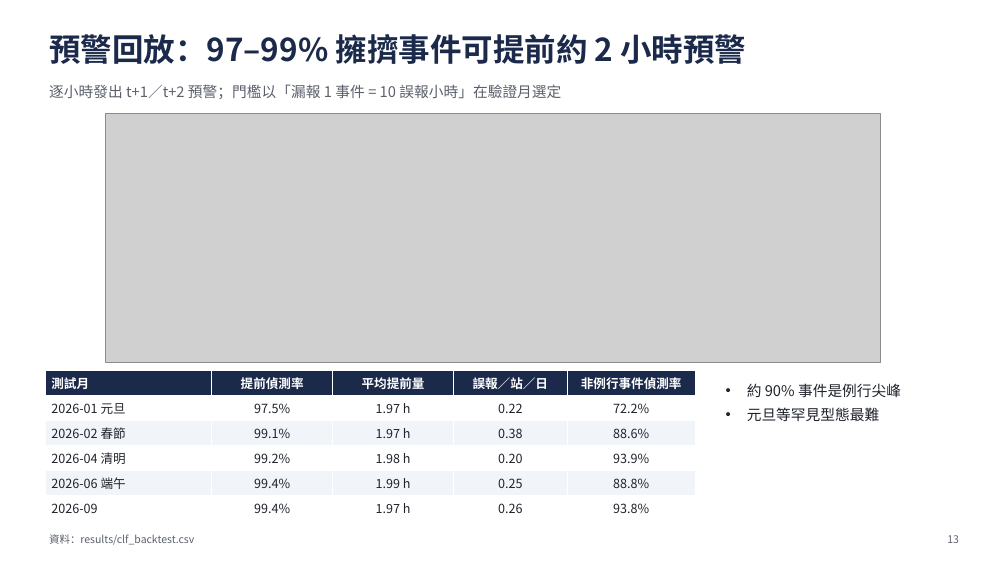
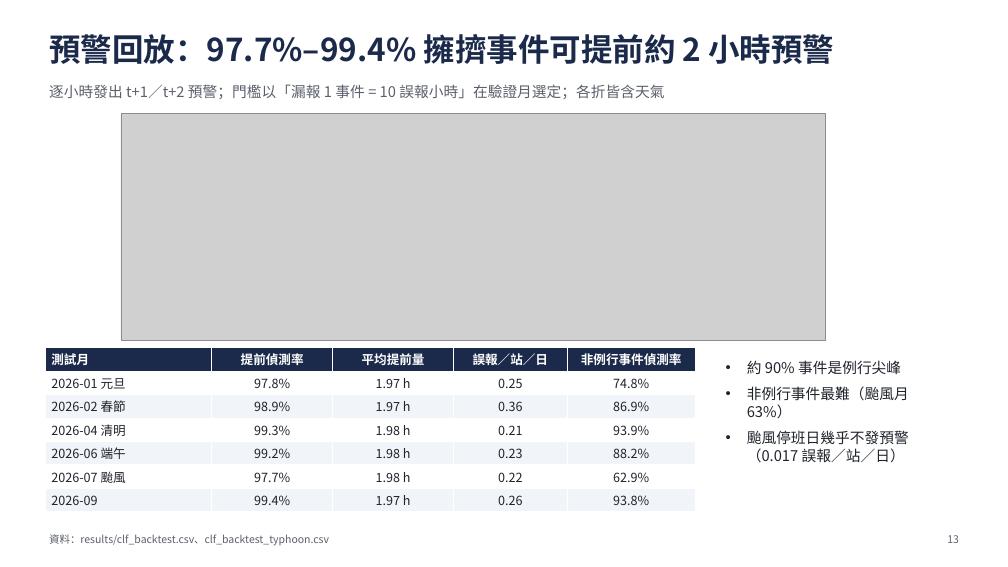
Before and after one commit to ChiJiun/taipei-mrt-crowd-forecast, a slide deck: slide 13 of report/slides.pptx. Drawn at 1008x567 pixels with LibreOffice and Linux fonts; fonts in the diff are those of the drawing; grey boxes stand for pictures. Boxes give left, top, right and bottom in pixels: in the first picture for what was removed or moved away, otherwise in the second. Text is boxed around its words. In the diff, an @@ line names an element or a change of style, - is before the commit and + after.

```diff
--- a/report/slides.pptx
+++ b/report/slides.pptx
@@ text at box(49, 34, 834, 64): text changed @@
-預警回放：97–99% 擁擠事件可提前約 2 小時預警
+預警回放：97.7%–99.4% 擁擠事件可提前約 2 小時預警
@@ text at box(49, 84, 664, 99): text changed @@
-逐小時發出 t+1／t+2 預警；門檻以「漏報 1 事件 = 10 誤報小時」在驗證月選定
+逐小時發出 t+1／t+2 預警；門檻以「漏報 1 事件 = 10 誤報小時」在驗證月選定；各折皆含天氣
@@ picture: place and size @@
-picture at box(106, 113, 881, 363)
+picture at box(121, 113, 826, 340)
@@ table at box(45, 348, 696, 512) @@
-row 2: 2026-01 元旦 | 97.5% | 1.97 h | 0.22 | 72.2%
-row 3: 2026-02 春節 | 99.1% | 1.97 h | 0.38 | 88.6%
-row 4: 2026-04 清明 | 99.2% | 1.98 h | 0.20 | 93.9%
-row 5: 2026-06 端午 | 99.4% | 1.99 h | 0.25 | 88.8%
+row 2: 2026-01 元旦 | 97.8% | 1.97 h | 0.25 | 74.8%
+row 3: 2026-02 春節 | 98.9% | 1.97 h | 0.36 | 86.9%
+row 4: 2026-04 清明 | 99.3% | 1.98 h | 0.21 | 93.9%
+row 5: 2026-06 端午 | 99.2% | 1.98 h | 0.23 | 88.2%
+row 6: 2026-07 颱風 | 97.7% | 1.98 h | 0.22 | 62.9%
@@ table: place and size @@
-table at box(45, 371, 696, 520)
+table at box(45, 348, 696, 512)
@@ text "約 90% 事件是例行尖峰": place and size @@
-text "約 90% 事件是例行尖峰" at box(747, 383, 901, 421)
+text "約 90% 事件是例行尖峰" at box(747, 360, 909, 463)
@@ text at box(747, 386, 909, 463): text changed @@
-• 元旦等罕見型態最難
+• 非例行事件最難（颱風月 63%）
+• 颱風停班日幾乎不發預警（0.017 誤報／站／日）
@@ text at box(747, 360, 901, 375): more space between paragraphs @@
@@ text at box(49, 534, 329, 546): text changed @@
-資料：results/clf_backtest.csv
+資料：results/clf_backtest.csv、clf_backtest_typhoon.csv
```
Also in this commit, not shown: 2 other slides changed, 5 other files.
